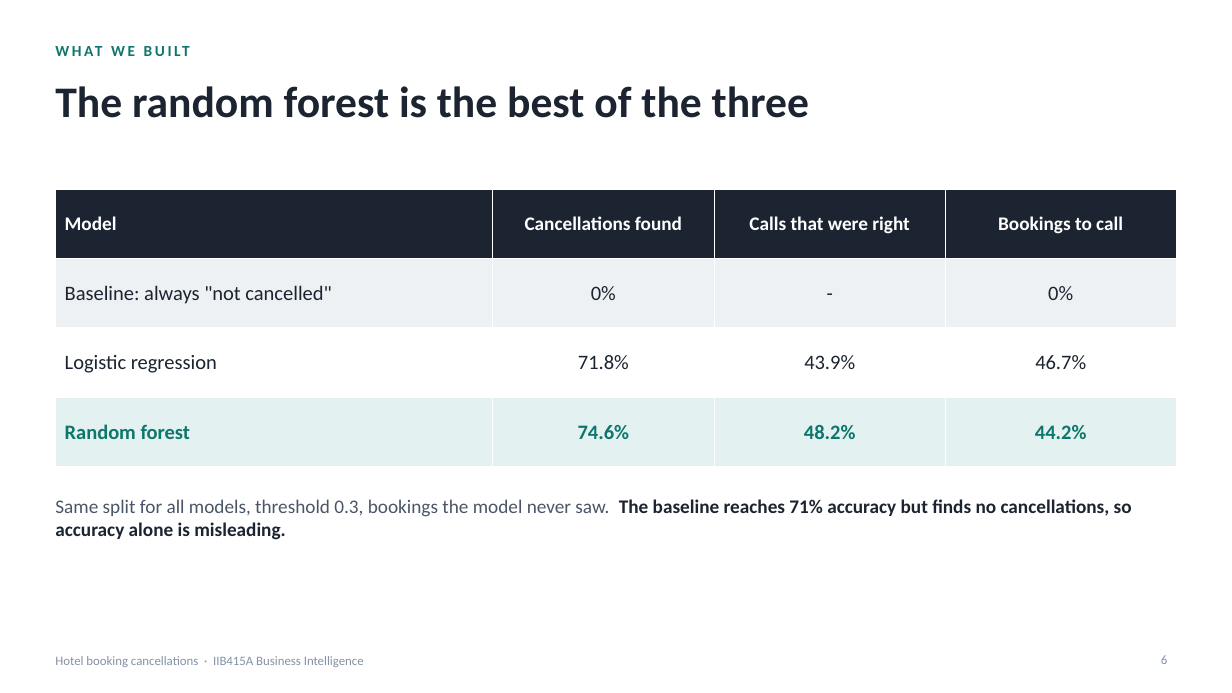
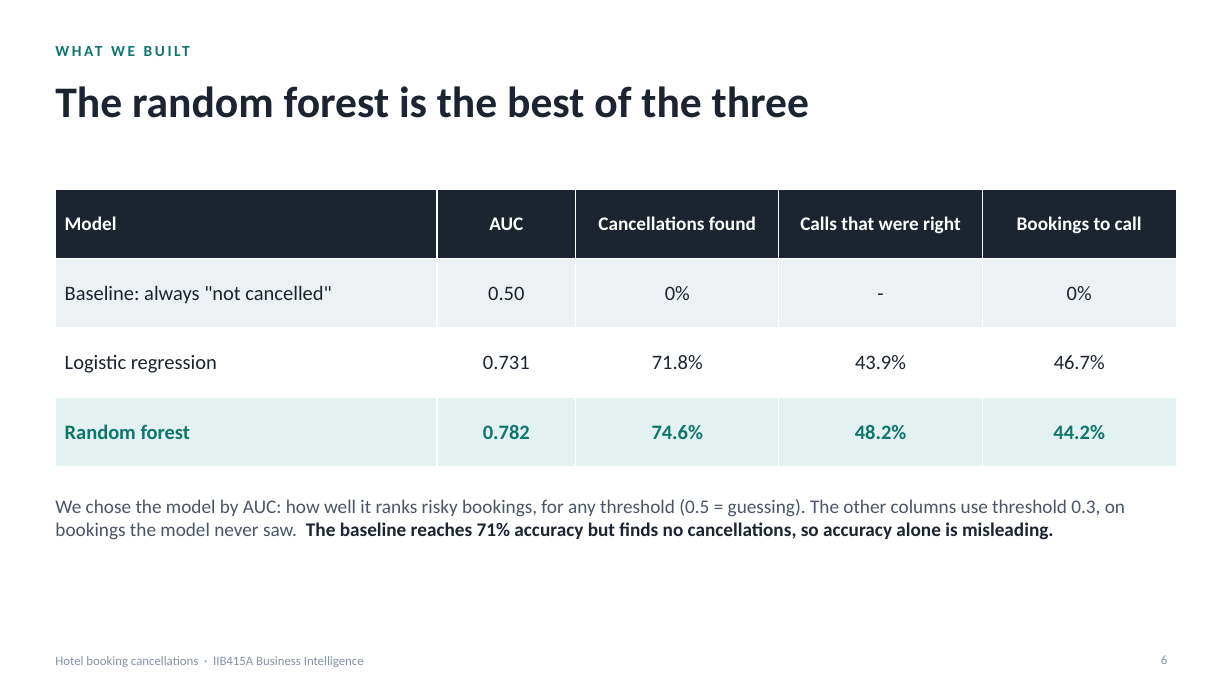
Before and after one commit to nachitonachito/Business-Intelligence, a slide deck: slide 6 of booking/presentacion.pptx. Drawn at 1232x693 pixels with LibreOffice and Linux fonts; fonts in the diff are those of the drawing. Boxes give left, top, right and bottom in pixels: in the first picture for what was removed or moved away, otherwise in the second. Text is boxed around its words. In the diff, an @@ line names an element or a change of style, - is before the commit and + after.

Commit message:
Deposit illustration, AUC on slide 6, leakage appendix

```diff
--- a/booking/presentacion.pptx
+++ b/booking/presentacion.pptx
@@ table at <box>55,189,1177,443</box> @@
+column 2: AUC | 0.50 | 0.731 | 0.782
@@ text at <box>55,499,1125,540</box>: text changed; text colour #1B2430 to #4A5568; bold off @@
-Same split for all models, threshold 0.3, bookings the model never saw. The baseline reaches 71% accuracy but finds no cancellations, so accuracy alone is misleading.
+We chose the model by AUC: how well it ranks risky bookings, for any threshold (0.5 = guessing). The other columns use threshold 0.3, on bookings the model never saw. The baseline reaches 71% accuracy but finds no cancellations, so accuracy alone is misleading.
```
Also in this commit, not shown: 3 other slides changed, 1 slide added, 4 other files.
